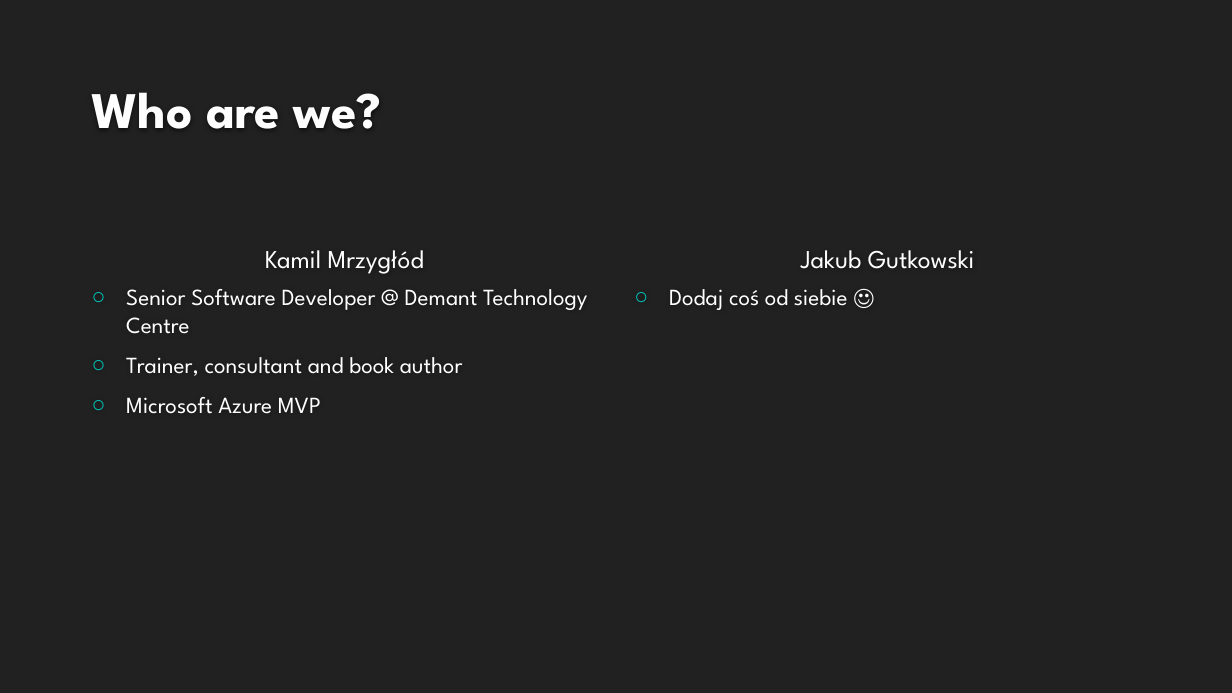
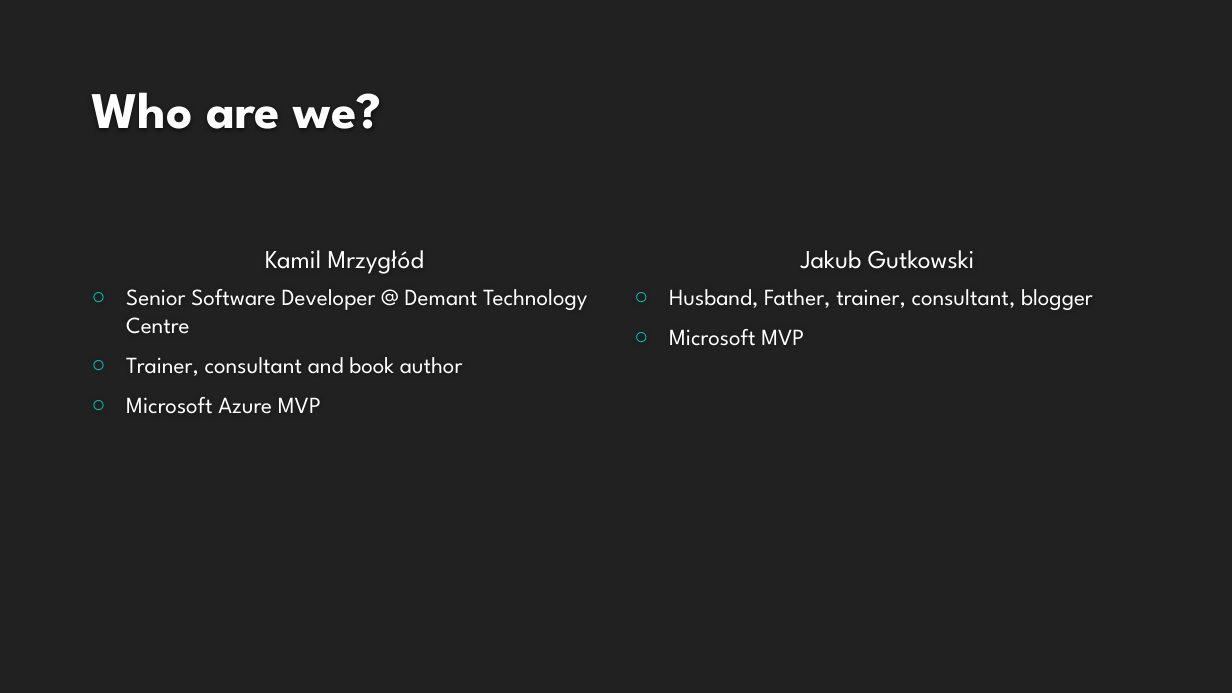
Before and after one commit to kamil-mrzyglod/Workshops, a slide deck: slide 4 of AzureDay2019/Developing services with Azure Functions.pptx. Drawn at 1232x693 pixels with LibreOffice and Linux fonts; fonts in the diff are those of the drawing; background and template pictures are left out. Boxes give left, top, right and bottom in pixels: in the first picture for what was removed or moved away, otherwise in the second. Text is boxed around its words. In the diff, an @@ line names an element or a change of style, - is before the commit and + after.

```diff
--- a/AzureDay2019/Developing services with Azure Functions.pptx
+++ b/AzureDay2019/Developing services with Azure Functions.pptx
@@ text at <box>669,289,1093,346</box>: text changed @@
-○ Dodaj coś od siebie ☺
+○ Husband, Father, trainer, consultant, blogger
+○ Microsoft MVP
```
Also in this commit, not shown: 24 slides added.
